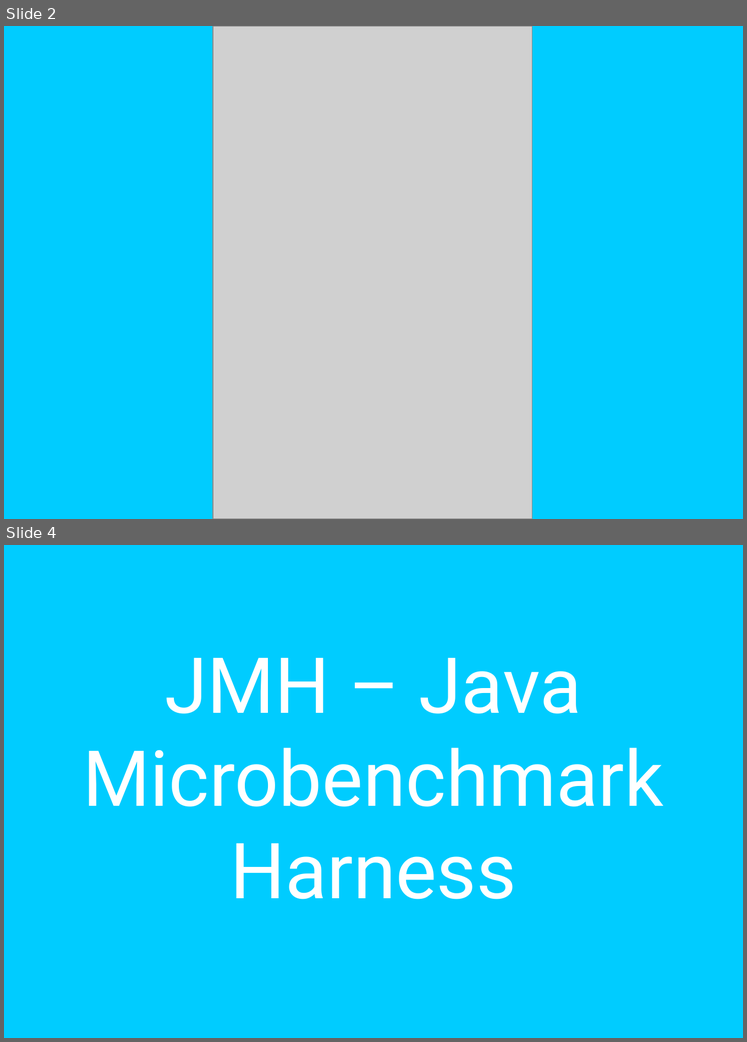
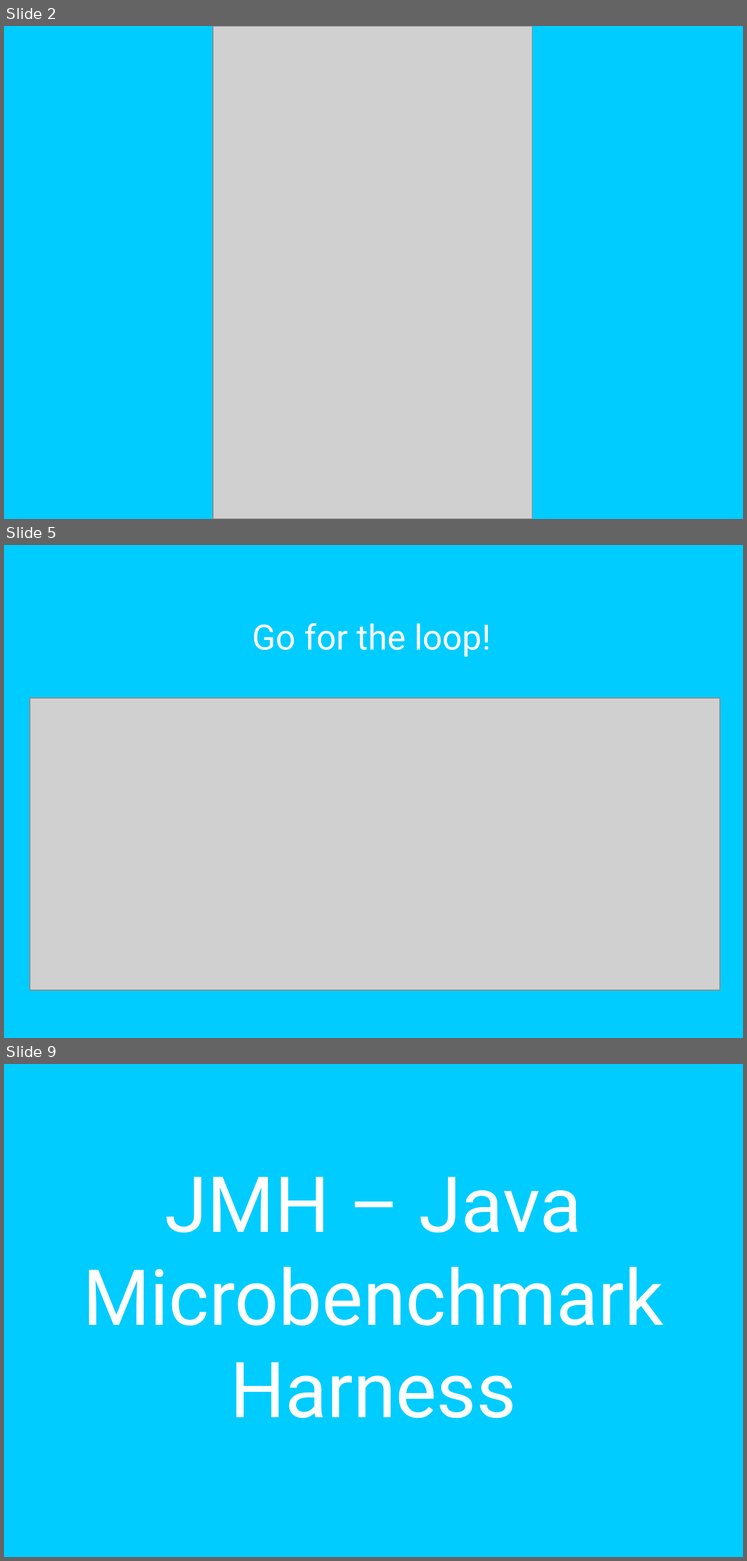
Before and after one commit to mateuszwinnicki/talks, a slide deck: MicrobenchmarksJMH/JMH.odp. Shown one above the other, each under a label of ours: slides 2 and 4 before the commit, slides 2, 5 and 9 after it; the slides between them are not shown. The pictures are 747x1042 and 747x1561 pixels, drawn with LibreOffice and Linux fonts; fonts in the diff are those of the drawing; grey boxes stand for pictures. Boxes give left, top, right and bottom in pixels: in the first picture for what was removed or moved away, otherwise in the second. Text is boxed around its words. In the diff, an @@ line names an element or a change of style, - is before the commit and + after.

```diff
--- a/MicrobenchmarksJMH/JMH.odp
+++ b/MicrobenchmarksJMH/JMH.odp
@@ slide 5 added at box(4, 545, 743, 1038), background #00CCFF @@
@@ text added at box(253, 623, 491, 657), 36 pt, text #FFFFFF @@
+Go for the loop!
@@ picture added at box(30, 698, 720, 990) @@
@@ what was slide 4 is now slide 9 @@
```
Also in this commit, not shown: 2 slides changed, 5 other slides added, 2 slides removed, 5 other files.
